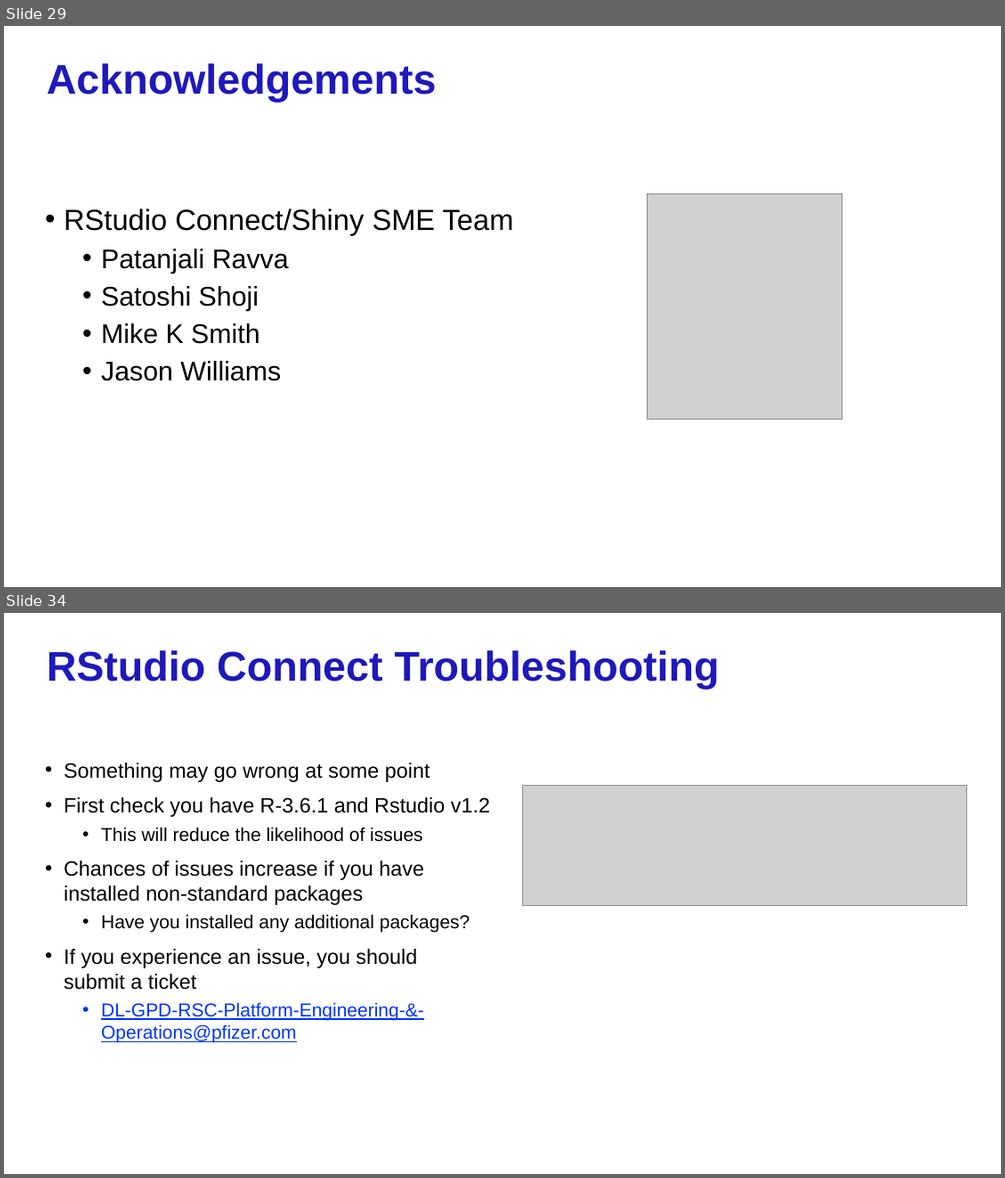
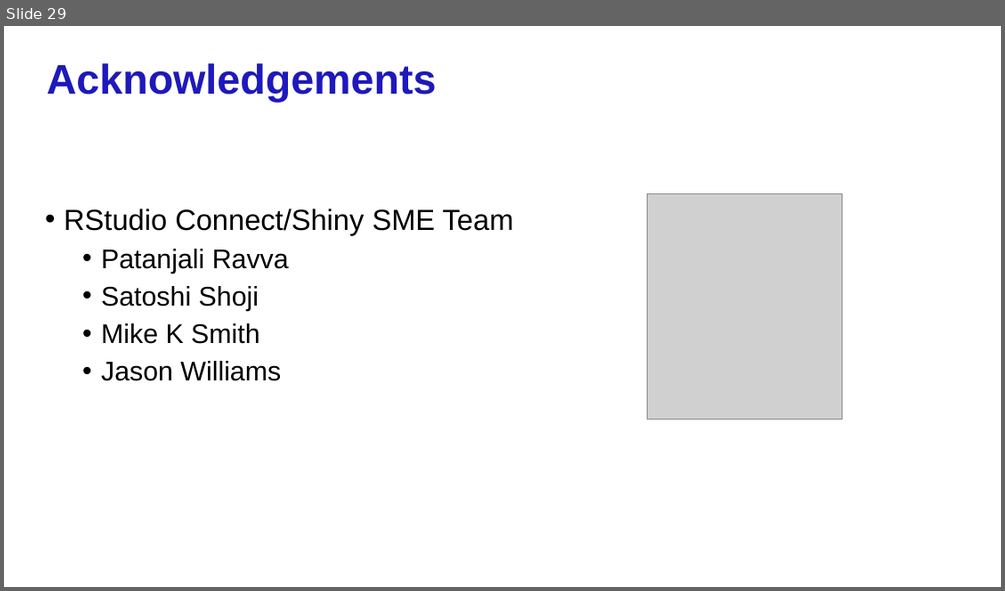
Before and after one commit to jhhughes256/pfe_shiny_intro, a slide deck: shiny_intro_slides_part2.pptx. Shown one above the other, each under a label of ours: slides 29 and 34 before the commit, slide 29 after it; the slides between them are not shown. The pictures are 1005x1178 and 1005x591 pixels, drawn with LibreOffice and Linux fonts; fonts in the diff are those of the drawing; grey boxes stand for pictures; background and template pictures are left out. Boxes give left, top, right and bottom in pixels: in the first picture for what was removed or moved away, otherwise in the second. Text is boxed around its words. In the diff, an @@ line names an element or a change of style, - is before the commit and + after.

```diff
--- a/shiny_intro_slides_part2.pptx
+++ b/shiny_intro_slides_part2.pptx
@@ slide 34 removed at (4,613,1001,1174), background #FFFFFF @@
@@ title removed at (47,650,720,689) @@
-RStudio Connect Troubleshooting
@@ text removed at (64,763,490,1043) @@
-• Something may go wrong at some point
-• First check you have R-3.6.1 and Rstudio v1.2
-  • This will reduce the likelihood of issues
-• Chances of issues increase if you have installed non-standard packages
-  • Have you installed any additional packages?
-• If you experience an issue, you should
-  submit a ticket
-  • DL-GPD-RSC-Platform-Engineering-&-Operations@pfizer.com
@@ picture removed at (523,785,967,905) @@
@@ page number removed at (745,1132,970,1162) @@
-34
```
Also in this commit, not shown: 2 slides changed, 3 other slides removed, 1 other file.
